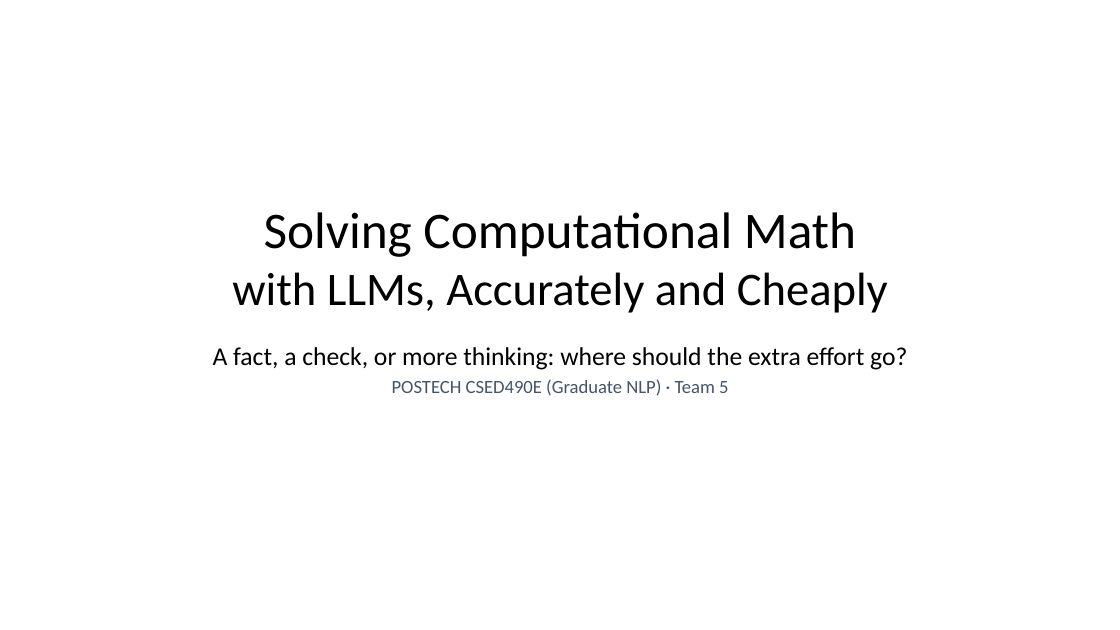
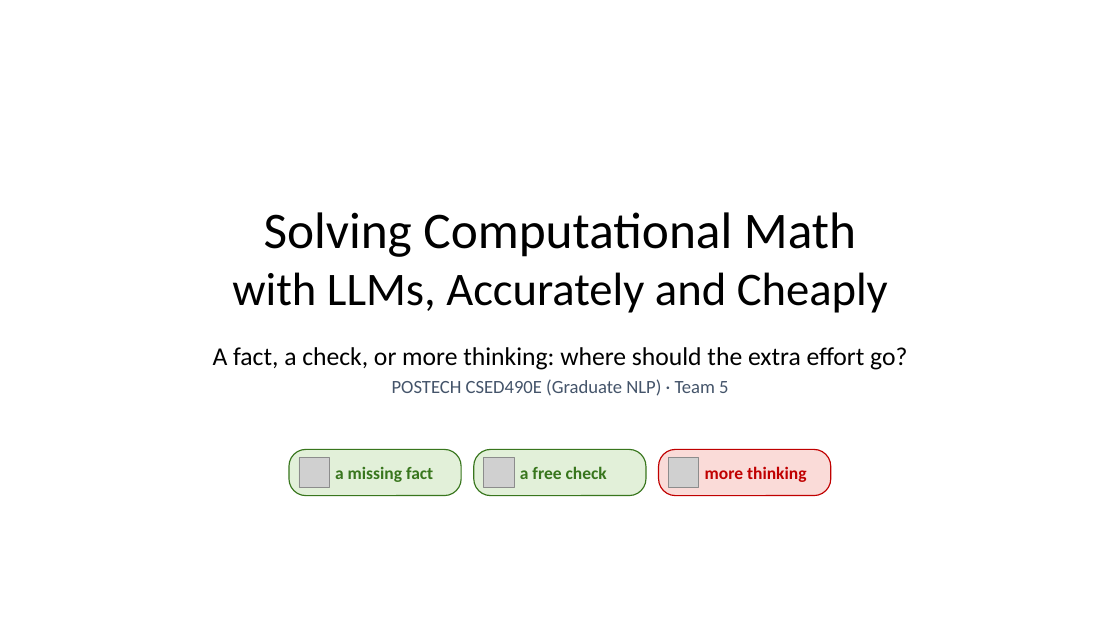
Before and after one commit to dlwns147/CSED490E_Project_Team5, a slide deck: slide 1 of PROPOSAL_slides.pptx. Drawn at 1120x630 pixels with LibreOffice and Linux fonts; fonts in the diff are those of the drawing; grey boxes stand for pictures. Boxes give left, top, right and bottom in pixels: in the first picture for what was removed or moved away, otherwise in the second. Text is boxed around its words. In the diff, an @@ line names an element or a change of style, - is before the commit and + after.

```diff
--- a/PROPOSAL_slides.pptx
+++ b/PROPOSAL_slides.pptx
@@ rounded rectangle added at [289, 450, 461, 496], fill #E2F0D9, outline #38761D 1 pt @@
@@ picture added at [299, 458, 329, 488] @@
@@ text added at [335, 467, 433, 482], 15 pt, text #38761D, bold @@
+a missing fact
@@ rounded rectangle added at [474, 450, 646, 496], fill #E2F0D9, outline #38761D 1 pt @@
@@ picture added at [484, 458, 514, 488] @@
@@ text added at [520, 466, 607, 479], 15 pt, text #38761D, bold @@
+a free check
@@ rounded rectangle added at [659, 450, 831, 496], fill #FADBD8, outline #C00000 1 pt @@
@@ picture added at [669, 458, 699, 488] @@
@@ text added at [705, 466, 806, 482], 15 pt, text #C00000, bold @@
+more thinking
```
Also in this commit, not shown: 6 other slides changed, 3 other files.
